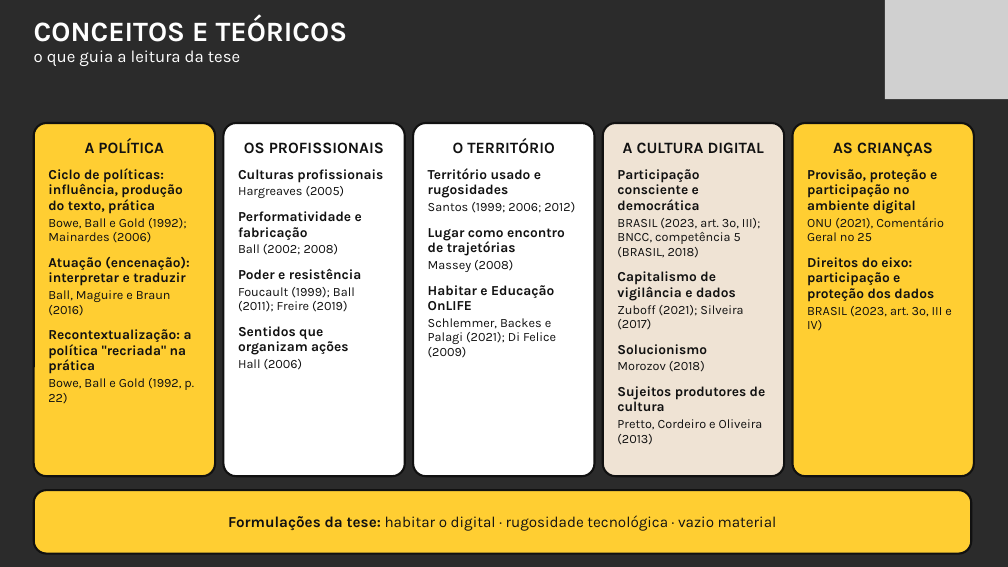
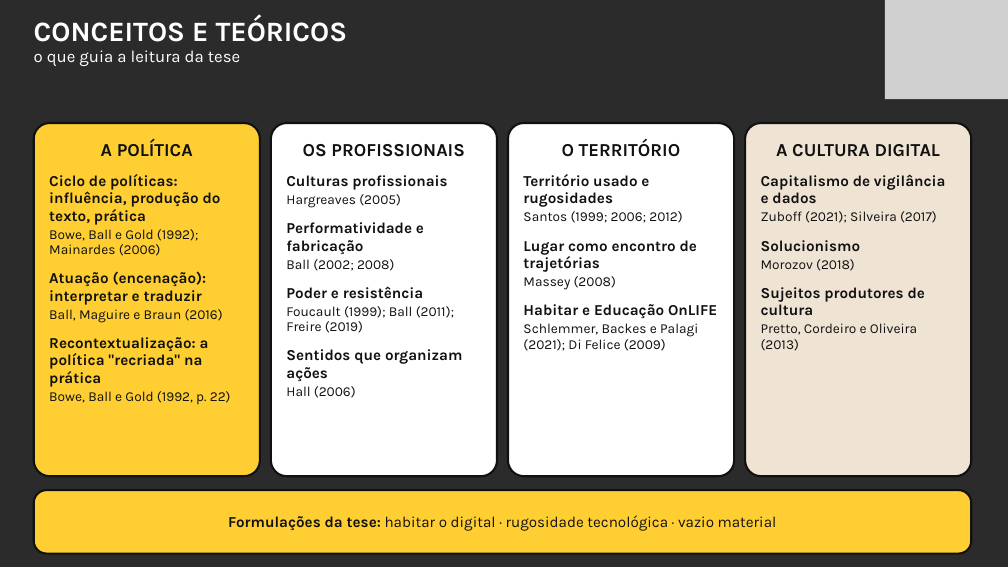
Before and after one commit to yzynya-beep/Tese, a slide deck: slide 15 of apresentacao_qualificacao/Qualificacao_PNED_Pipa.pptx. Drawn at 1008x567 pixels with LibreOffice and Linux fonts; fonts in the diff are those of the drawing; grey boxes stand for pictures; background and template pictures are left out; a plain dark background stands for a picture behind light text. Boxes give left, top, right and bottom in pixels: in the first picture for what was removed or moved away, otherwise in the second. Text is boxed around its words. In the diff, an @@ line names an element or a change of style, - is before the commit and + after.

```diff
--- a/apresentacao_qualificacao/Qualificacao_PNED_Pipa.pptx
+++ b/apresentacao_qualificacao/Qualificacao_PNED_Pipa.pptx
@@ rounded rectangle "A POLÍTICA" resized from (x1=34, y1=123, x2=215, y2=476) to (x1=34, y1=123, x2=260, y2=476) @@
@@ rounded rectangle "A POLÍTICA" at (x1=34, y1=123, x2=260, y2=476): size 22.5 to 26.1 pt in "A POLÍTICA"; size 19.6 to 21.8 pt in "Ciclo de políticas: influência, produção do texto, ...", "Atuação (encenação): interpretar e traduzir", "Recontextualização: a política "recriada" na prática"; size 18.1 to 19.6 pt in "Bowe, Ball e Gold (1992); Mainardes (2006)", "Ball, Maguire e Braun (2016)", "Bowe, Ball e Gold (1992, p. 22)"; more space between paragraphs @@
@@ rounded rectangle "OS PROFISSIONAIS" resized from (x1=223, y1=123, x2=405, y2=476) to (x1=271, y1=123, x2=497, y2=476) @@
@@ rounded rectangle "OS PROFISSIONAIS" at (x1=271, y1=123, x2=497, y2=476): size 22.5 to 26.1 pt in "OS PROFISSIONAIS"; size 19.6 to 21.8 pt in "Culturas profissionais", "Performatividade e fabricação", "Poder e resistência", "Sentidos que organizam ações"; size 18.1 to 19.6 pt in "Hargreaves (2005)", "Ball (2002; 2008)", "Foucault (1999); Ball (2011); Freire (2019)", "Hall (2006)"; more space between paragraphs @@
@@ rounded rectangle "O TERRITÓRIO" resized from (x1=413, y1=123, x2=595, y2=476) to (x1=508, y1=123, x2=734, y2=476) @@
@@ rounded rectangle "O TERRITÓRIO" at (x1=508, y1=123, x2=734, y2=476): size 22.5 to 26.1 pt in "O TERRITÓRIO"; size 19.6 to 21.8 pt in "Território usado e rugosidades", "Lugar como encontro de trajetórias", "Habitar e Educação OnLIFE"; size 18.1 to 19.6 pt in "Santos (1999; 2006; 2012)", "Massey (2008)", "Schlemmer, Backes e Palagi (2021); Di Felice ..."; more space between paragraphs @@
@@ rounded rectangle "A CULTURA DIGITAL" resized from (x1=603, y1=123, x2=784, y2=476) to (x1=745, y1=123, x2=971, y2=476) @@
@@ rounded rectangle "A CULTURA DIGITAL" at (x1=745, y1=123, x2=971, y2=476): size 22.5 to 26.1 pt in "A CULTURA DIGITAL"; size 19.6 to 21.8 pt in "Capitalismo de vigilância e dados", "Solucionismo", "Sujeitos produtores de cultura"; size 18.1 to 19.6 pt in "Zuboff (2021); Silveira (2017)", "Morozov (2018)", "Pretto, Cordeiro e Oliveira (2013)"; more space between paragraphs @@
@@ rounded rectangle removed at (x1=792, y1=123, x2=974, y2=476) @@
-AS CRIANÇAS
-Provisão, proteção e participação no ambiente digital
-ONU (2021), Comentário Geral nº 25
-Direitos do eixo: participação e proteção dos dados
-BRASIL (2023, art. 3º, III e IV)
@@ text in rounded rectangle at (x1=617, y1=169, x2=760, y2=258): paragraphs removed @@
-Participação consciente e democrática
-BRASIL (2023, art. 3º, III); BNCC, competência 5 (BRASIL, 2018)
```
Also in this commit, not shown: 1 other slide changed, 4 other files.
